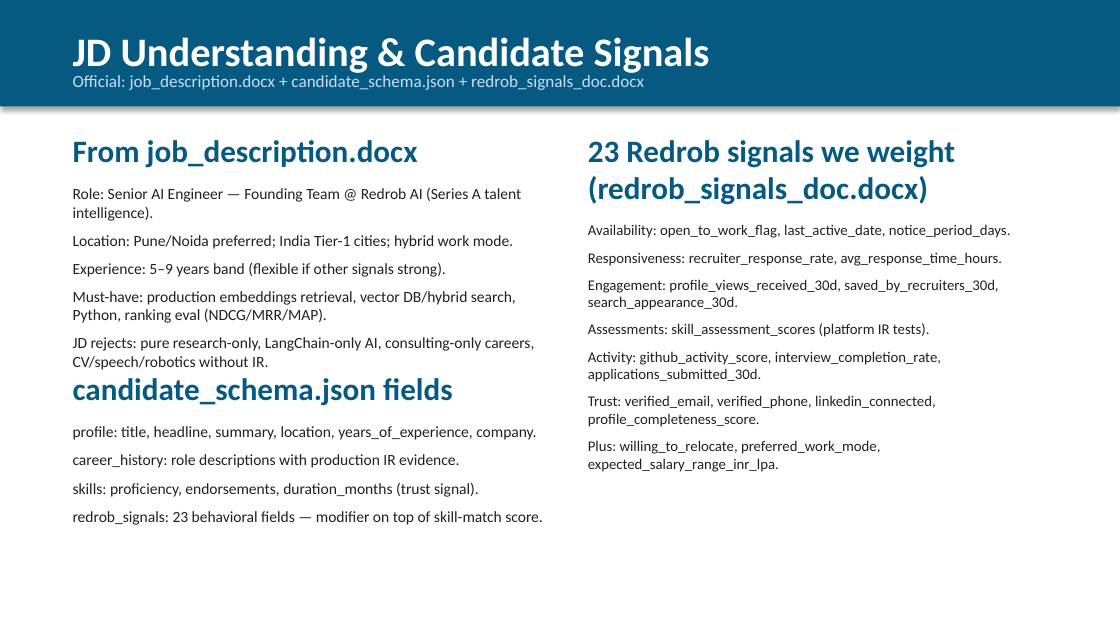
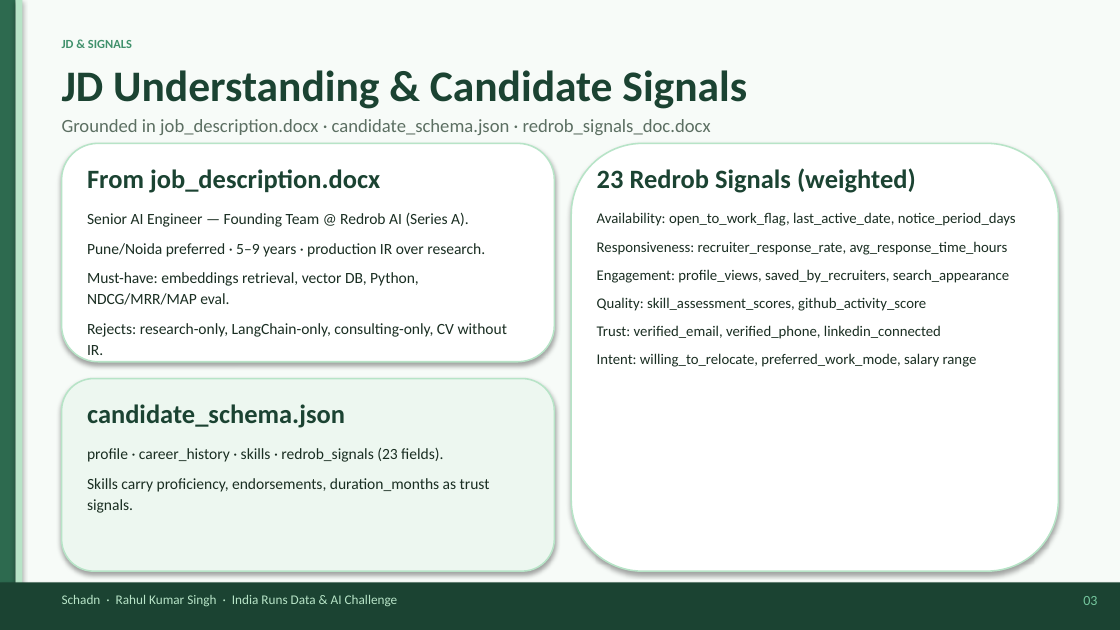
Before and after one commit to rahulx2001/recruitgpt-x, a slide deck: slide 3 of docs/RecruitGPT_X_Approach.pptx. Drawn at 1120x630 pixels with LibreOffice and Linux fonts; fonts in the diff are those of the drawing. Boxes give left, top, right and bottom in pixels: in the first picture for what was removed or moved away, otherwise in the second. Text is boxed around its words. In the diff, an @@ line names an element or a change of style, - is before the commit and + after.

Commit message:
docs: redesign submission deck with consultant light-green theme
Split cover layout, sage palette, rounded cards, stat tiles, slide
footers, and section rails for a polished executive presentation style.

```diff
--- a/docs/RecruitGPT_X_Approach.pptx
+++ b/docs/RecruitGPT_X_Approach.pptx
@@ rectangle: place and size @@
-rectangle at [0, 0, 1120, 106]
+rectangle at [0, 0, 1120, 629]
@@ rectangle at [0, 0, 1120, 629]: fill #065A82 to #F7FBF8 @@
@@ rectangle added at [0, 0, 16, 629], fill #2D6A4F @@
@@ rectangle added at [16, 0, 22, 629], fill #B7E4C7 @@
@@ text "JD Understanding & Candidate Signals": place and size @@
-text "JD Understanding & Candidate Signals" at [73, 37, 710, 76]
+text "JD Understanding & Candidate Signals" at [62, 70, 747, 109]
@@ text "JD Understanding & Candidate Signals" at [62, 70, 747, 109]: size 26 to 28 pt, text colour #FFFFFF to #1B4332 @@
@@ text added at [62, 40, 132, 48], 8 pt, text #40916C, bold @@
+JD & SIGNALS
@@ text at [62, 119, 711, 135]: text changed; size 11 to 12 pt; text colour #CADCFC to #5C6F62 @@
-Official: job_description.docx + candidate_schema.json + redrob_signals_doc.docx
+Grounded in job_description.docx · candidate_schema.json · redrob_signals_doc.docx
@@ rounded rectangle added at [62, 143, 554, 362], fill #FFFFFF, outline #B7E4C7 1 pt @@
@@ rounded rectangle added at [571, 143, 1058, 571], fill #FFFFFF, outline #B7E4C7 1 pt @@
@@ text "From job_description.docx": place and size @@
-text "From job_description.docx" at [73, 140, 535, 351]
+text "From job_description.docx" at [87, 169, 507, 360]
@@ text at [87, 169, 380, 193]: size 20 to 17 pt, text colour #065A82 to #1B4332 in "From job_description.docx"; less space between paragraphs @@
@@ text at [597, 168, 1016, 367]: text changed; text colour #212121 to #1A2E22 @@
-23 Redrob signals we weight (redrob_signals_doc.docx)
-Availability: open_to_work_flag, last_active_date, notice_period_days.
-Responsiveness: recruiter_response_rate, avg_response_time_hours.
-Engagement: profile_views_received_30d, saved_by_recruiters_30d, search_appearance_30d.
-Assessments: skill_assessment_scores (platform IR tests).
-Activity: github_activity_score, interview_completion_rate, applications_submitted_30d.
-Trust: verified_email, verified_phone, linkedin_connected, profile_completeness_score.
-Plus: willing_to_relocate, preferred_work_mode, expected_salary_range_inr_lpa.
+23 Redrob Signals (weighted)
+Availability: open_to_work_flag, last_active_date, notice_period_days
+Responsiveness: recruiter_response_rate, avg_response_time_hours
+Engagement: profile_views, saved_by_recruiters, search_appearance
+Quality: skill_assessment_scores, github_activity_score
+Trust: verified_email, verified_phone, linkedin_connected
+Intent: willing_to_relocate, preferred_work_mode, salary range
@@ text at [87, 213, 507, 360]: text changed; text colour #212121 to #1A2E22 @@
-Role: Senior AI Engineer — Founding Team @ Redrob AI (Series A talent intelligence).
-Location: Pune/Noida preferred; India Tier-1 cities; hybrid work mode.
-Experience: 5–9 years band (flexible if other signals strong).
-Must-have: production embeddings retrieval, vector DB/hybrid search, Python, ranking eval (NDCG/MRR/MAP).
-JD rejects: pure research-only, LangChain-only AI, consulting-only careers, CV/speech/robotics without IR.
+Senior AI Engineer — Founding Team @ Redrob AI (Series A).
+Pune/Noida preferred · 5–9 years · production IR over research.
+Must-have: embeddings retrieval, vector DB, Python, NDCG/MRR/MAP eval.
+Rejects: research-only, LangChain-only, consulting-only, CV without IR.
@@ rounded rectangle added at [62, 379, 554, 571], fill #EDF7F0, outline #B7E4C7 1 pt @@
@@ text at [87, 404, 490, 513]: text changed; text colour #212121 to #1A2E22 @@
-candidate_schema.json fields
-profile: title, headline, summary, location, years_of_experience, company.
-career_history: role descriptions with production IR evidence.
-skills: proficiency, endorsements, duration_months (trust signal).
-redrob_signals: 23 behavioral fields — modifier on top of skill-match score.
+candidate_schema.json
+profile · career_history · skills · redrob_signals (23 fields).
+Skills carry proficiency, endorsements, duration_months as trust signals.
@@ rectangle added at [0, 582, 1120, 629], fill #1B4332 @@
@@ text added at [62, 595, 398, 606], 8.5 pt, text #B7E4C7 @@
+Schadn · Rahul Kumar Singh · India Runs Data & AI Challenge
@@ text added at [1083, 596, 1097, 605], 9 pt, text #74C69D @@
+03
```
Also in this commit, not shown: 10 other slides changed, 4 other files.
